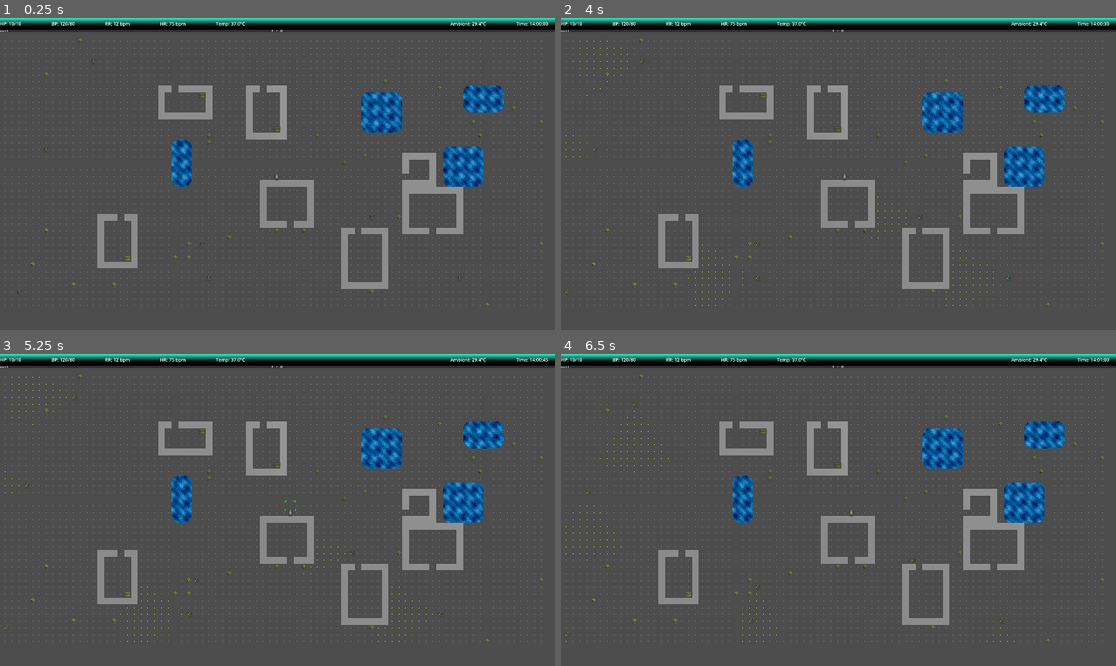
Above: before the commit, frames 1-4 (two rows, left to right).
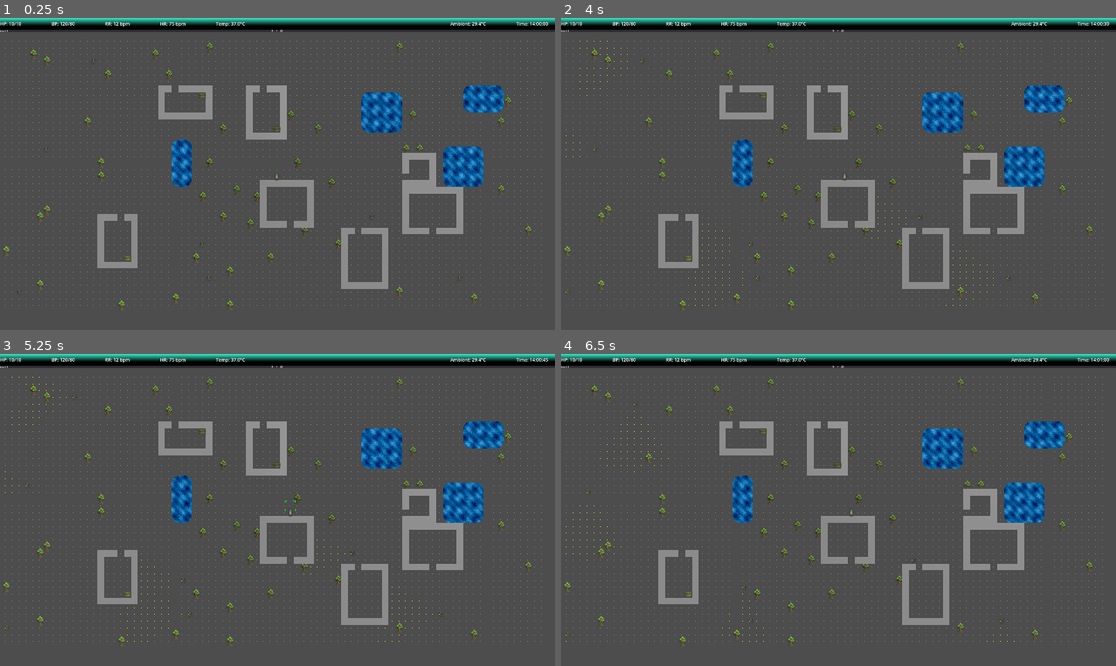
Above: after the commit, the same moments.

Repository: Bigfeta1/ASCIIRogueLike
Game: Godot game, scene res://scenes/main/main_scene.tscn
Two runs of this game, one before a commit and one after it. Both use one fixed random seed, a clock stepped at 60 frames per second and the inputs below.
Inputs (mouse positions are in pixels of both pictures, inside the frame that each line leads up to):
- Up to frame 1 (0.25 s): no input
- Up to frame 2 (4 s): tap Enter at 0.5 s; move the mouse to (960, 158) at 0.52 s; hold D 0.53-1.25 s; tap Tab at 0.6 s; click (960, 158) at 0.67 s; tap Space at 0.77, 3.5, 3.77 s; click "Stats" at 1.25 s; click "Skills" at 2 s; click "Inventory" at 2.75 s; move the mouse to (727, 189) at 3.52 s; hold S from 3.53 s (still down); tap I at 3.6 s
- Up to frame 3 (5.25 s): tap Enter at 4.25 s; move the mouse to (333, 441) at 4.27 s; release S at 4.28 s; hold D 4.28-5.03 s; tap E at 4.35 s; tap Space at 5 s; move the mouse to (249, 572) at 5.02 s; hold W from 5.03 s (still down); tap C at 5.1 s; click (249, 572) at 5.17 s
- Up to frame 4 (6.5 s): tap Space at 5.27, 6.02 s; tap Enter at 5.75 s; move the mouse to (1005, 556) at 5.77 s; release W at 5.78 s; hold A from 5.78 s (still down); tap Q at 5.85 s

The runs differ from the first frame. In frame 1, 1.0% of the frame differs, in the area x 0-98%, y 6-94%; in frame 2, 1.0%; in frame 3, 1.0%; in frame 4, 1.0%.

Commit message:
trees are characters now

Diff:
--- /dev/null
+++ b/data/structures.json
@@ -0,0 +1,13 @@
+[
+	{
+		"id": "tree",
+		"name": "Oak Tree",
+		"hp": 100,
+		"muscle": 14,
+		"description": "A sturdy oak tree. Looks like it could be chopped for logs.",
+		"sprite": "res://assets/images/tiles/spr_tree1.png",
+		"sound_dampening": 1,
+		"blocks_vision": true,
+		"drops": ["logs"]
+	}
+]
--- a/data/tiles.json
+++ b/data/tiles.json
@@ -36,10 +36,4 @@
 		"sound_dampening": 0,
 		"blocks_vision": false },
 
-	"5": {
-		"name": "Tree",
-		"description": "A gnarled tree.",
-		"walkable": false,
-		"sound_dampening": 1,
-		"blocks_vision": true },
 }
--- a/scenes/character/character.gd
+++ b/scenes/character/character.gd
@@ -1,7 +1,7 @@
 extends Node3D
 
 enum ActionState { MOVEMENT, LOOK, MENU, INTERACTION }
-enum CharacterType { SURGEON, ENEMY }
+enum CharacterType { SURGEON, ENEMY, STRUCTURE }
 enum CharacterRole { PLAYER, NPC }
 
 @export var character_type: CharacterType = CharacterType.SURGEON
@@ -11,6 +11,17 @@
 var action_state: ActionState = ActionState.MOVEMENT
 var defeated_sprite: String = ""
 var corpse_item_id: String = ""
+
+# Traversal properties — characters always block vision and have no sound dampening.
+# Structures set these from structures.json via StructureConfigurator.
+var sound_dampening: int = 0
+var blocks_vision: bool = true
+
+# Structure-only fields — set by StructureConfigurator from structures.json
+var structure_id: String = ""
+var display_name: String = ""
+var description: String = ""
+var drops: Array = []
 
 # Component references — the single place to resolve siblings.
 # All other nodes access components through these rather than get_node() by name.
@@ -41,11 +52,15 @@
 	# Components resolve siblings themselves in their own _ready(); only scene-external
 	# refs are injected here so no component hardcodes scene paths.
 	var occupancy_map: Node = grid_map.get_node("OccupancyMap")
-	combat.setup(grid_map, canvas_layer, camera)
 	movement.setup(grid_map, scene.get_node("GameLogic/TurnOrder") if character_role == CharacterRole.PLAYER else null, occupancy_map)
 	lifecycle.setup(occupancy_map)
+	combat.setup(grid_map, canvas_layer, camera)
+	vision.setup(grid_map, occupancy_map)
+
+	if character_type == CharacterType.STRUCTURE:
+		return
+
 	sound.setup(grid_map)
-	vision.setup(grid_map, occupancy_map)
 	interact_cursor.setup(grid_map)
 	look_cursor.setup(grid_map, camera, canvas_layer.get_node("LookModeInfo"))
 
--- a/scenes/character/character_combat.gd
+++ b/scenes/character/character_combat.gd
@@ -74,6 +74,9 @@
 func _apply_damage(target: Node) -> void:
 	var vitals := target.get_node_or_null("CharacterVitals")
 	if vitals == null:
+		return
+	if target.character_type == target.CharacterType.STRUCTURE:
+		_apply_damage_to_structure(target, vitals)
 		return
 	var attacker_levels := _character.get_node("CharacterLevels")
 	var defender_levels := target.get_node("CharacterLevels")
@@ -180,15 +183,15 @@
 		target.get_node("CharacterLifecycle").die(target)
 
 
-func _apply_damage_to_tree(tree: Node) -> void:
+func _apply_damage_to_structure(target: Node, vitals: Node) -> void:
 	var attacker_levels := _character.get_node("CharacterLevels")
 	var attacker_equip := _character.get_node_or_null("CharacterEquipment")
 	var weapon: Dictionary = attacker_equip.weapon_info() if attacker_equip else {"damage_die": 3, "weight_class": "light", "hit_bonus": 0}
 
-	# Hit roll — tree has no evasion
+	# Hit roll — structures have no evasion, fixed DC 10
 	var hit_roll: int = randi_range(1, 20) + attacker_levels.hit_mod() + weapon.hit_bonus
 	if hit_roll < 10:
-		_spawn_label(tree, "Miss!", Color.GRAY)
+		_spawn_label(target, "Miss!", Color.GRAY)
 		return
 
 	# Damage roll
@@ -203,26 +206,33 @@
 	else:
 		damage = maxi(1, randi_range(1, weapon.damage_die) + muscle_mod)
 
-	# Block — tree only has block
-	var block_check: int = randi_range(1, 20) + tree.block_mod
-	if block_check >= 19:
-		var block_roll: int = randi_range(1, 6) + tree.block_mod
-		damage = maxi(1, damage - block_roll)
-
-	# Durability cost
+	# Block — uses structure's muscle stat
+	var structure_levels := target.get_node_or_null("CharacterLevels")
+	if structure_levels != null:
+		var block_mod: int = structure_levels.block_mod()
+		var block_check: int = randi_range(1, 20) + block_mod
+		if block_check >= 19:
+			damage = maxi(1, damage - (randi_range(1, 6) + block_mod))
+
+	# Weapon durability cost
 	if attacker_equip != null:
 		var cur_dur: int = attacker_equip.get_equipped_durability("r_hand")
 		if cur_dur != -1:
 			attacker_equip.set_equipped_durability("r_hand", cur_dur - 2)
 
 	if is_crit:
-		_spawn_crit_label(tree, damage)
-	else:
-		_spawn_damage_label(tree, damage)
-	var inventory := _character.get_node_or_null("CharacterInventory")
-	if inventory != null:
-		inventory.add_item("logs")
-	tree.take_damage(damage, _character)
+		_spawn_crit_label(target, damage)
+	else:
+		_spawn_damage_label(target, damage)
+
+	vitals.hp = maxi(0, vitals.hp - damage)
+	if vitals.hp <= 0:
+		# Give drops to attacker before the structure is freed
+		var attacker_inv := _character.get_node_or_null("CharacterInventory")
+		if attacker_inv != null:
+			for drop in target.drops:
+				attacker_inv.add_item(drop)
+		target.get_node("CharacterLifecycle").die(target)
 
 
 func _spawn_label(target: Node, text: String, color: Color) -> void:
--- a/scenes/character/character_interaction.gd
+++ b/scenes/character/character_interaction.gd
@@ -279,7 +279,8 @@
 	if pending_target == null or not is_instance_valid(pending_target):
 		_unlock()
 		return
-	var world := _grid_map.to_global(_grid_map.map_to_local(Vector3i(pending_target.grid_pos.x, 0, pending_target.grid_pos.y)))
+	var target_pos: Vector2i = pending_target.get_node("CharacterMovement").grid_pos
+	var world := _grid_map.to_global(_grid_map.map_to_local(Vector3i(target_pos.x, 0, target_pos.y)))
 	_target_cursor.global_position = Vector3(world.x, 0.0, world.z)
 
 
@@ -292,8 +293,8 @@
 				return
 			var combat: Node = _character.combat
 			if combat != null:
-				combat.bump_attack(pending_target.grid_pos)
-				combat._apply_damage_to_tree(pending_target)
+				combat.bump_attack(pending_target.get_node("CharacterMovement").grid_pos)
+				combat._apply_damage(pending_target)
 			_unlock()
 			pending_action = ""
 			pending_target = null
@@ -325,34 +326,31 @@
 	_cursor_entities.clear()
 	_selected_entity = {}
 
-	for node in _character.get_parent().get_children():
-		if node == _character:
-			continue
-		var other_movement := node.get_node_or_null("CharacterMovement")
-		if other_movement == null or other_movement.grid_pos != cursor_pos:
-			continue
-		var other_ai := node.get_node_or_null("CharacterAI")
-		if look_only:
-			var char_actions: Array[String] = ["Inspect"]
-			if pending_target == node:
-				char_actions.append("Unlock Target")
+	var occupancy_map: Node = _grid_map.get_node("OccupancyMap")
+	var solid: Node = occupancy_map.get_solid(cursor_pos)
+	if solid != null and solid != _character:
+		if solid.character_type == solid.CharacterType.STRUCTURE:
+			var structure_actions: Array[String] = []
+			if not look_only:
+				structure_actions.append("Chop")
+			structure_actions.append("Inspect")
+			if pending_target == solid:
+				structure_actions.append("Unlock Target")
 			else:
-				char_actions.append("Lock On")
-			_cursor_entities.append({ "name": node.name, "type": "character", "node": node, "actions": char_actions, "data": {} })
-		elif other_ai != null and other_ai.life_state != other_ai.LifeState.ALIVE:
-			_cursor_entities.append({ "name": node.name, "type": "character", "node": node, "actions": ["Loot", "Inspect"], "data": {} })
-
-	for node in _character.get_parent().get_children():
-		if node.has_method("take_damage") and node.grid_pos == cursor_pos:
-			var tree_actions: Array[String] = []
-			if not look_only:
-				tree_actions.append("Chop")
-			tree_actions.append("Inspect")
-			if pending_target == node:
-				tree_actions.append("Unlock Target")
-			else:
-				tree_actions.append("Lock On")
-			_cursor_entities.append({ "name": "Tree", "type": "tree", "node": node, "actions": tree_actions, "data": { "name": "Tree", "description": "A gnarled tree. Looks like it could be chopped for logs." } })
+				structure_actions.append("Lock On")
+			var struct_data := { "name": solid.display_name, "description": solid.description }
+			_cursor_entities.append({ "name": solid.display_name, "type": "structure", "node": solid, "actions": structure_actions, "data": struct_data })
+		else:
+			var other_ai := solid.get_node_or_null("CharacterAI")
+			if look_only:
+				var char_actions: Array[String] = ["Inspect"]
+				if pending_target == solid:
+					char_actions.append("Unlock Target")
+				else:
+					char_actions.append("Lock On")
+				_cursor_entities.append({ "name": solid.name, "type": "character", "node": solid, "actions": char_actions, "data": {} })
+			elif other_ai != null and other_ai.life_state != other_ai.LifeState.ALIVE:
+				_cursor_entities.append({ "name": solid.name, "type": "character", "node": solid, "actions": ["Loot", "Inspect"], "data": {} })
 
 	var tile_actions: Array[String] = ["Inspect"]
 	if not look_only:
@@ -425,18 +423,18 @@
 		interaction_sub_state = InteractionSubState.NONE
 		_interact_cursor.deactivate()
 	elif action == "Chop":
-		var tree_node: Node = _selected_entity.get("node", null)
+		var structure_node: Node = _selected_entity.get("node", null)
 		pending_action = "chop"
 		_fill_modal.visible = false
 		_character.action_state = _character.ActionState.MOVEMENT
 		interaction_sub_state = InteractionSubState.NONE
 		_interact_cursor.deactivate()
-		_lock_on(tree_node)
-		if tree_node != null:
+		_lock_on(structure_node)
+		if structure_node != null:
 			var combat: Node = _character.combat
 			if combat != null:
-				combat.bump_attack(tree_node.grid_pos)
-				combat._apply_damage_to_tree(tree_node)
+				combat.bump_attack(structure_node.get_node("CharacterMovement").grid_pos)
+				combat._apply_damage(structure_node)
 		_character.movement.moved.emit()
 	elif action == "Loot":
 		var cursor_pos: Vector2i = _interact_cursor.get_grid_pos()
--- a/scenes/character/character_lifecycle.gd
+++ b/scenes/character/character_lifecycle.gd
@@ -27,6 +27,10 @@
 	_disable_active_components(target, ai)
 	var movement := target.get_node("CharacterMovement")
 	_occupancy_map.unregister_solid(movement.grid_pos, target)
+	if target.character_type == target.CharacterType.STRUCTURE:
+		died.emit(target)
+		target.queue_free()
+		return
 	_occupancy_map.register_passable(movement.grid_pos, target)
 	if target.corpse_item_id != "":
 		target.get_node("CharacterInventory").add_item(target.corpse_item_id)
--- a/scenes/character/character_movement.gd
+++ b/scenes/character/character_movement.gd
@@ -94,26 +94,26 @@
 		return
 	var occupant: Node = _occupancy_map.get_solid(target)
 	if occupant != null:
-		if not occupant.has_method("take_damage"):
-			# Alive character — check for combat or block
-			var other_ai := occupant.get_node_or_null("CharacterAI")
-			var different_faction: bool = occupant.faction != _character.faction
-			if other_ai != null and other_ai.disposition == other_ai.Disposition.HOSTILE and different_faction:
-				occupant.get_node("CharacterLifecycle").enter_combat(occupant)
+		if occupant.character_type == occupant.CharacterType.STRUCTURE:
+			# Structure — requires pending_target lock to attack
+			if _character.interaction.pending_target == occupant and _character.action_state == _character.ActionState.MOVEMENT:
 				_face(delta)
 				var combat := _character.get_node_or_null("CharacterCombat")
 				if combat != null:
+					combat.bump_attack(target)
 					combat._apply_damage(occupant)
-					combat.bump_attack(target)
 				moved.emit()
 			return
-		# Tree — check for targeted attack
-		if _character.interaction.pending_target == occupant and _character.action_state == _character.ActionState.MOVEMENT:
+		# Alive character — check for combat or block
+		var other_ai := occupant.get_node_or_null("CharacterAI")
+		var different_faction: bool = occupant.faction != _character.faction
+		if other_ai != null and other_ai.disposition == other_ai.Disposition.HOSTILE and different_faction:
+			occupant.get_node("CharacterLifecycle").enter_combat(occupant)
 			_face(delta)
 			var combat := _character.get_node_or_null("CharacterCombat")
 			if combat != null:
+				combat._apply_damage(occupant)
 				combat.bump_attack(target)
-				combat._apply_damage_to_tree(occupant)
 			moved.emit()
 		return
 	_occupancy_map.move_solid(grid_pos, target, _character)
--- a/scenes/character/character_sound.gd
+++ b/scenes/character/character_sound.gd
@@ -7,6 +7,7 @@
 var _grid_map: GridMap
 var _character: Node
 var _movement: Node
+var _occupancy_map: Node
 
 var _waves: Array = []
 var _timer: Timer
@@ -17,6 +18,7 @@
 
 func setup(grid_map: GridMap) -> void:
 	_grid_map = grid_map
+	_occupancy_map = grid_map.get_node("OccupancyMap")
 	_movement = _character.get_node("CharacterMovement")
 	_timer.one_shot = false
 	_timer.wait_time = WAVE_INTERVAL
@@ -60,6 +62,10 @@
 
 			var true_tile := TileRegistry.get_original_tile(neighbour, _grid_map.get_cell_item(neighbour))
 			var extra_dampening := TileRegistry.get_sound_dampening(true_tile)
+			var neighbour_pos := Vector2i(neighbour.x, neighbour.z)
+			var solid: Node = _occupancy_map.get_solid(neighbour_pos)
+			if solid != null:
+				extra_dampening += solid.sound_dampening
 			var n_remaining := cur_remaining - 1 - extra_dampening
 
 			if remaining.get(neighbour, -INF) >= n_remaining:
@@ -87,17 +93,14 @@
 
 func _alert_npc_at(cell: Vector3i, intensity: int, origin: Vector2i) -> void:
 	var cell_pos := Vector2i(cell.x, cell.z)
-	for node in _character.get_parent().get_children():
-		if node == _character:
-			continue
-		var movement := node.get_node_or_null("CharacterMovement")
-		if movement == null or movement.grid_pos != cell_pos:
-			continue
-		var ai := node.get_node_or_null("CharacterAI")
-		if ai == null:
-			continue
-		if ai.disposition == ai.Disposition.HOSTILE and ai.life_state == ai.LifeState.ALIVE and ai.behavior_state != ai.BehaviorState.COMBAT:
-			ai.hear_sound(intensity, origin)
+	var occupant: Node = _occupancy_map.get_solid(cell_pos)
+	if occupant == null or occupant == _character:
+		return
+	var ai: Node = occupant.get_node_or_null("CharacterAI")
+	if ai == null:
+		return
+	if ai.disposition == ai.Disposition.HOSTILE and ai.life_state == ai.LifeState.ALIVE and ai.behavior_state != ai.BehaviorState.COMBAT:
+		ai.hear_sound(intensity, origin)
 
 func _restore_ring(wave: Dictionary, r: int) -> void:
 	for cell in wave.rings[r]:
--- a/scenes/character/character_sprite.gd
+++ b/scenes/character/character_sprite.gd
@@ -16,6 +16,15 @@
 		character.CharacterType.ENEMY:
 			if texture_enemy_soldier:
 				mat.albedo_texture = texture_enemy_soldier
+		character.CharacterType.STRUCTURE:
+			pass  # texture set later via set_texture() from StructureConfigurator
+
+
+func set_texture(path: String) -> void:
+	var mat := material_override as StandardMaterial3D
+	if mat == null or path == "":
+		return
+	mat.albedo_texture = load(path)
 
 func set_defeated(sprite_path: String) -> void:
 	print("[SPRITE] set_defeated path='%s'" % sprite_path)
--- a/scenes/character/character_vision.gd
+++ b/scenes/character/character_vision.gd
@@ -47,7 +47,8 @@
 		var tile_id := TileRegistry.get_original_tile(cell3, _grid_map.get_cell_item(cell3))
 		if TileRegistry.blocks_vision(tile_id):
 			return false
-		if _occupancy_map.is_solid(cell):
+		var solid: Node = _occupancy_map.get_solid(cell)
+		if solid != null and solid.blocks_vision:
 			return false
 	return true
 
--- a/scenes/map/grid_map.tscn
+++ b/scenes/map/grid_map.tscn
@@ -6,6 +6,7 @@
 [ext_resource type="Script" uid="uid://c5tmf0gft6pk0" path="res://scenes/map/map_parameters.gd" id="4_q6l7m"]
 [ext_resource type="Script" uid="uid://bgu3n8ls2do7n" path="res://scenes/map/enemy_configurator.gd" id="5_x7igk"]
 [ext_resource type="Script" uid="uid://dt1liv12pgbe4" path="res://scenes/map/occupancy_map.gd" id="6_occmap"]
+[ext_resource type="Script" path="res://scenes/map/structure_configurator.gd" id="7_structconf"]
 
 [node name="GridMap" type="GridMap"]
 mesh_library = ExtResource("1_f3dok")
@@ -21,6 +22,9 @@
 [node name="OccupancyMap" type="Node" parent="."]
 script = ExtResource("6_occmap")
 
+[node name="StructureConfigurator" type="Node" parent="."]
+script = ExtResource("7_structconf")
+
 [node name="ItemConfigurator" type="Node" parent="."]
 script = ExtResource("3_7ixis")
 
--- a/scenes/map/map_generator.gd
+++ b/scenes/map/map_generator.gd
@@ -7,7 +7,7 @@
 var TILE_WATER: int
 var TILE_WALL: int
 
-const TREE_SCENE = preload("res://scenes/tree/tree.tscn")
+var _structure_configurator: Node
 
 var grid_map: GridMap
 var _lake_origins: Array[Vector2] = []
@@ -17,16 +17,14 @@
 
 func generate(zone_id: Vector2i = Vector2i.ZERO) -> void:
 	grid_map = get_parent()
+	_structure_configurator = grid_map.get_node("StructureConfigurator")
 	initialize_tiles()
 	if WorldState.has_zone(zone_id):
 		WorldState.load_zone_tiles(zone_id, grid_map)
 		_rebuild_lake_data()
 		_apply_lake_shader()
-		var main := grid_map.get_parent()
-		for pos in WorldState.load_zone_trees(zone_id):
-			var tree: Node = TREE_SCENE.instantiate()
-			main.add_child(tree)
-			tree.place(pos)
+		for record in WorldState.load_zone_structures(zone_id):
+			_structure_configurator.spawn_one(record["id"], record["grid_pos"], record["hp"])
 		return
 	grid_map.clear()
 	_lake_origins.clear()
@@ -38,10 +36,10 @@
 		create_lake()
 	for i in range(7):
 		create_home()
-	scatter_trees()
+	_structure_configurator.scatter_trees(_home_rects)
 	_apply_lake_shader()
 	WorldState.save_zone_tiles(zone_id, grid_map)
-	WorldState.save_zone_trees(zone_id, get_tree().get_nodes_in_group("trees"))
+	WorldState.save_zone_structures(zone_id, get_tree().get_nodes_in_group("structures"))
 
 
 func initialize_tiles() -> void:
@@ -86,32 +84,6 @@
 	home_interiors.append(interior)
 	_home_rects.append(Rect2i(origin.x, origin.y, home_width, home_height))
 
-
-func scatter_trees() -> void:
-	var x_left := 0 - (MAP_WIDTH / 2)
-	var x_right := MAP_WIDTH / 2
-	var z_top := 0 - (MAP_HEIGHT / 2)
-	var z_bottom := MAP_HEIGHT / 2
-	var floor_cells: Array[Vector3i] = []
-	for x in range(x_left, x_right):
-		for z in range(z_top, z_bottom):
-			if grid_map.get_cell_item(Vector3i(x, 0, z)) != TILE_FLOOR:
-				continue
-			var in_house := false
-			for rect in _home_rects:
-				if rect.has_point(Vector2i(x, z)):
-					in_house = true
-					break
-			if not in_house:
-				floor_cells.append(Vector3i(x, 0, z))
-	floor_cells.shuffle()
-	var tree_count := randi_range(15, 60)
-	var main := grid_map.get_parent()
-	for i in range(mini(tree_count, floor_cells.size())):
-		var cell := floor_cells[i]
-		var tree: Node = TREE_SCENE.instantiate()
-		main.add_child(tree)
-		tree.place(Vector2i(cell.x, cell.z))
 
 
 #region PATTERNS
--- /dev/null
+++ b/scenes/map/structure_configurator.gd
@@ -0,0 +1,73 @@
+extends Node
+
+const CHARACTER_SCENE = preload("res://scenes/character/character.tscn")
+const STRUCTURES_DATA_PATH = "res://data/structures.json"
+
+const MAP_WIDTH: int = 80
+const MAP_HEIGHT: int = 40
+
+var _defs: Dictionary = {}  # id -> definition dict
+var _grid_map: GridMap
+
+
+func _ready() -> void:
+	_grid_map = get_parent()
+	var file := FileAccess.open(STRUCTURES_DATA_PATH, FileAccess.READ)
+	var records: Array = JSON.parse_string(file.get_as_text())
+	file.close()
+	for record in records:
+		_defs[record["id"]] = record
+
+
+func spawn_one(id: String, pos: Vector2i, hp_override: int = -1) -> Node:
+	var def: Dictionary = _defs.get(id, {})
+	if def.is_empty():
+		return null
+	var main := _grid_map.get_parent()
+	var entity: Node = CHARACTER_SCENE.instantiate()
+	entity.character_type = entity.CharacterType.STRUCTURE
+	entity.character_role = entity.CharacterRole.NPC
+	entity.structure_id = id
+	entity.display_name = def.get("name", id)
+	entity.description = def.get("description", "")
+	entity.sound_dampening = def.get("sound_dampening", 0)
+	entity.blocks_vision = def.get("blocks_vision", false)
+	entity.drops = def.get("drops", [])
+	main.add_child(entity)
+	entity.name = def.get("name", id)
+	entity.add_to_group("structures")
+	entity.get_node("CharacterSprite").set_texture(def.get("sprite", ""))
+	var vitals := entity.get_node("CharacterVitals")
+	var hp: int = hp_override if hp_override >= 0 else def.get("hp", 10)
+	vitals.hp = hp
+	vitals.hp_max = def.get("hp", 10)
+	var levels := entity.get_node("CharacterLevels")
+	levels.muscle = def.get("muscle", 10)
+	entity.get_node("CharacterMovement").place(pos)
+	return entity
+
+
+func scatter_trees(home_rects: Array) -> void:
+	var x_left := -(MAP_WIDTH / 2)
+	var x_right := MAP_WIDTH / 2
+	var z_top := -(MAP_HEIGHT / 2)
+	var z_bottom := MAP_HEIGHT / 2
+	var floor_cells: Array[Vector3i] = []
+	var tile_floor: int = TileRegistry.get_tile_id("Floor")
+	for x in range(x_left, x_right):
+		for z in range(z_top, z_bottom):
+			var cell := Vector3i(x, 0, z)
+			if _grid_map.get_cell_item(cell) != tile_floor:
+				continue
+			var in_house := false
+			for rect in home_rects:
+				if rect.has_point(Vector2i(x, z)):
+					in_house = true
+					break
+			if not in_house:
+				floor_cells.append(cell)
+	floor_cells.shuffle()
+	var tree_count := randi_range(15, 60)
+	for i in range(mini(tree_count, floor_cells.size())):
+		var cell := floor_cells[i]
+		spawn_one("tree", Vector2i(cell.x, cell.z))
--- a/scenes/tree/tree.gd
+++ /dev/null
@@ -1,28 +0,0 @@
-extends Node3D
-
-var grid_pos: Vector2i = Vector2i.ZERO
-var hp: int = 100
-var block_mod: int = 5
-
-var _grid_map: GridMap
-var _occupancy_map: Node
-
-func _ready() -> void:
-	add_to_group("trees")
-	_grid_map = get_parent().get_node("GridMap")
-	_occupancy_map = _grid_map.get_node("OccupancyMap")
-
-func place(pos: Vector2i) -> void:
-	grid_pos = pos
-	var local := _grid_map.map_to_local(Vector3i(pos.x, 0, pos.y))
-	var world := _grid_map.to_global(local)
-	position.x = world.x
-	position.z = world.z
-	_occupancy_map.register_solid(pos, self)
-
-func take_damage(amount: int, _attacker: Node) -> void:
-	hp = maxi(0, hp - amount)
-	if hp <= 0:
-		_occupancy_map.unregister_solid(grid_pos, self)
-		_grid_map.set_cell_item(Vector3i(grid_pos.x, 0, grid_pos.y), TileRegistry.get_tile_id("Floor"))
-		queue_free()
--- a/scenes/tree/tree.tscn
+++ /dev/null
@@ -1,18 +0,0 @@
-[gd_scene load_steps=4 format=3 uid="uid://tree_scene_001"]
-
-[ext_resource type="Script" uid="uid://tree_script_001" path="res://scenes/tree/tree.gd" id="1_tree"]
-[ext_resource type="Texture2D" uid="uid://bvjgifd2rxl1" path="res://assets/images/tiles/spr_tree1.png" id="2_tree"]
-
-[sub_resource type="StandardMaterial3D" id="StandardMaterial3D_tree"]
-transparency = 1
-albedo_texture = ExtResource("2_tree")
-
-[sub_resource type="PlaneMesh" id="PlaneMesh_tree"]
-size = Vector2(5, 5)
-
-[node name="Tree" type="Node3D"]
-script = ExtResource("1_tree")
-
-[node name="TreeSprite" type="MeshInstance3D" parent="."]
-material_override = SubResource("StandardMaterial3D_tree")
-mesh = SubResource("PlaneMesh_tree")
--- a/scripts/scene_loader.gd
+++ b/scripts/scene_loader.gd
@@ -65,7 +65,7 @@
 	var player := _main.get_node("Character")
 	var enemies_to_free: Array = []
 	for child in _main.get_children():
-		if child != player and child.get_node_or_null("CharacterAI") != null:
+		if child != player and child.get_node_or_null("CharacterAI") != null and child.character_type != child.CharacterType.STRUCTURE:
 			enemies_to_free.append(child)
 	for enemy in enemies_to_free:
 		WorldState.add_off_screen_enemy(WorldState.serialize_enemy(enemy, current_zone))
@@ -80,11 +80,11 @@
 	for item in items_to_free:
 		item.queue_free()
 
-	# Save and clear trees
-	var trees_to_free: Array = get_tree().get_nodes_in_group("trees")
-	WorldState.save_zone_trees(current_zone, trees_to_free)
-	for tree in trees_to_free:
-		tree.queue_free()
+	# Save and clear structures
+	var structures_to_free: Array = get_tree().get_nodes_in_group("structures")
+	WorldState.save_zone_structures(current_zone, structures_to_free)
+	for s in structures_to_free:
+		s.queue_free()
 
 	# Clear TileRegistry overlay state and occupancy before wiping the grid
 	# (queue_free is deferred so _exit_tree hasn't run yet — clear manually)
--- a/scripts/world_state.gd
+++ b/scripts/world_state.gd
@@ -88,20 +88,25 @@
 	return zones[zone_id].get("items", [])
 
 
-# --- Zone tree persistence ---
+# --- Zone structure persistence ---
 
-func save_zone_trees(zone_id: Vector2i, tree_nodes: Array) -> void:
+func save_zone_structures(zone_id: Vector2i, structure_nodes: Array) -> void:
 	var records: Array = []
-	for tree in tree_nodes:
-		records.append(tree.grid_pos)
+	for s in structure_nodes:
+		var vitals: Node = s.get_node_or_null("CharacterVitals")
+		records.append({
+			"id": s.structure_id,
+			"grid_pos": s.movement.grid_pos,
+			"hp": vitals.hp if vitals != null else 0
+		})
 	if not zones.has(zone_id):
-		zones[zone_id] = {"tiles": {}, "items": [], "trees": []}
-	zones[zone_id]["trees"] = records
+		zones[zone_id] = {"tiles": {}, "items": [], "structures": []}
+	zones[zone_id]["structures"] = records
 
-func load_zone_trees(zone_id: Vector2i) -> Array:
+func load_zone_structures(zone_id: Vector2i) -> Array:
 	if not zones.has(zone_id):
 		return []
-	return zones[zone_id].get("trees", [])
+	return zones[zone_id].get("structures", [])
 
 
 # --- Enemy persistence ---
Not shown: 1 places in scenes/map/grid_map.tscn that only renumber resources
Not shown, added: scenes/map/structure_configurator.gd.uid
Not shown, removed: scenes/tree/tree.gd.uid
Not shown, changed: docs/ARCHITECTURE.md
